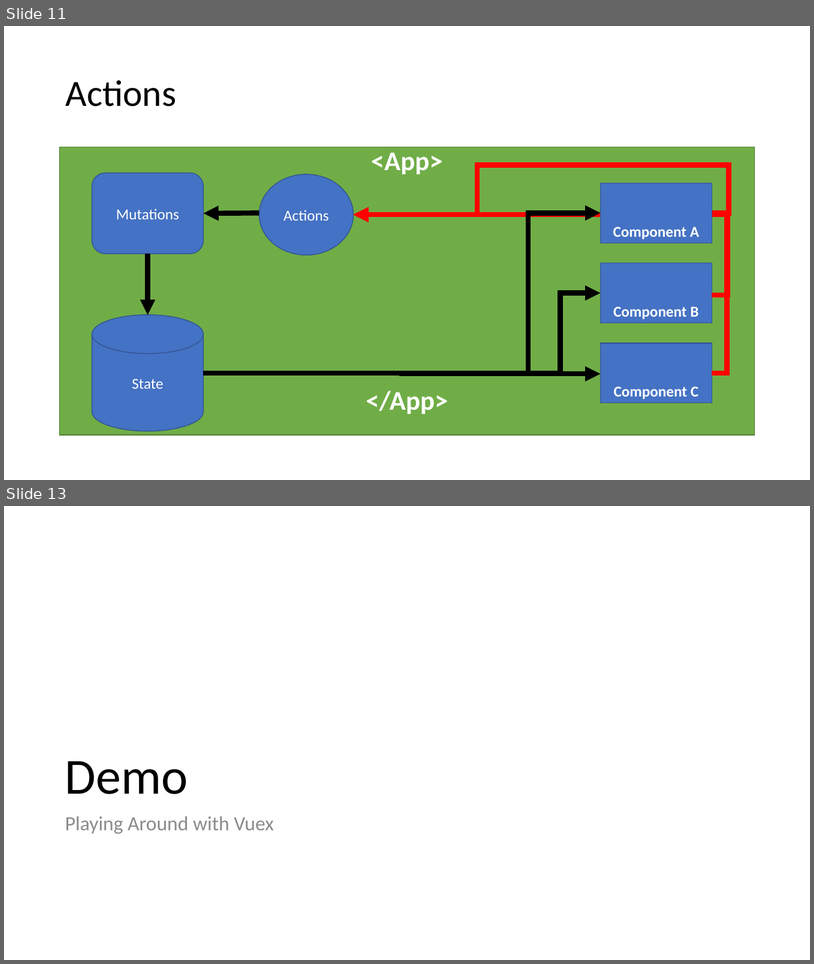
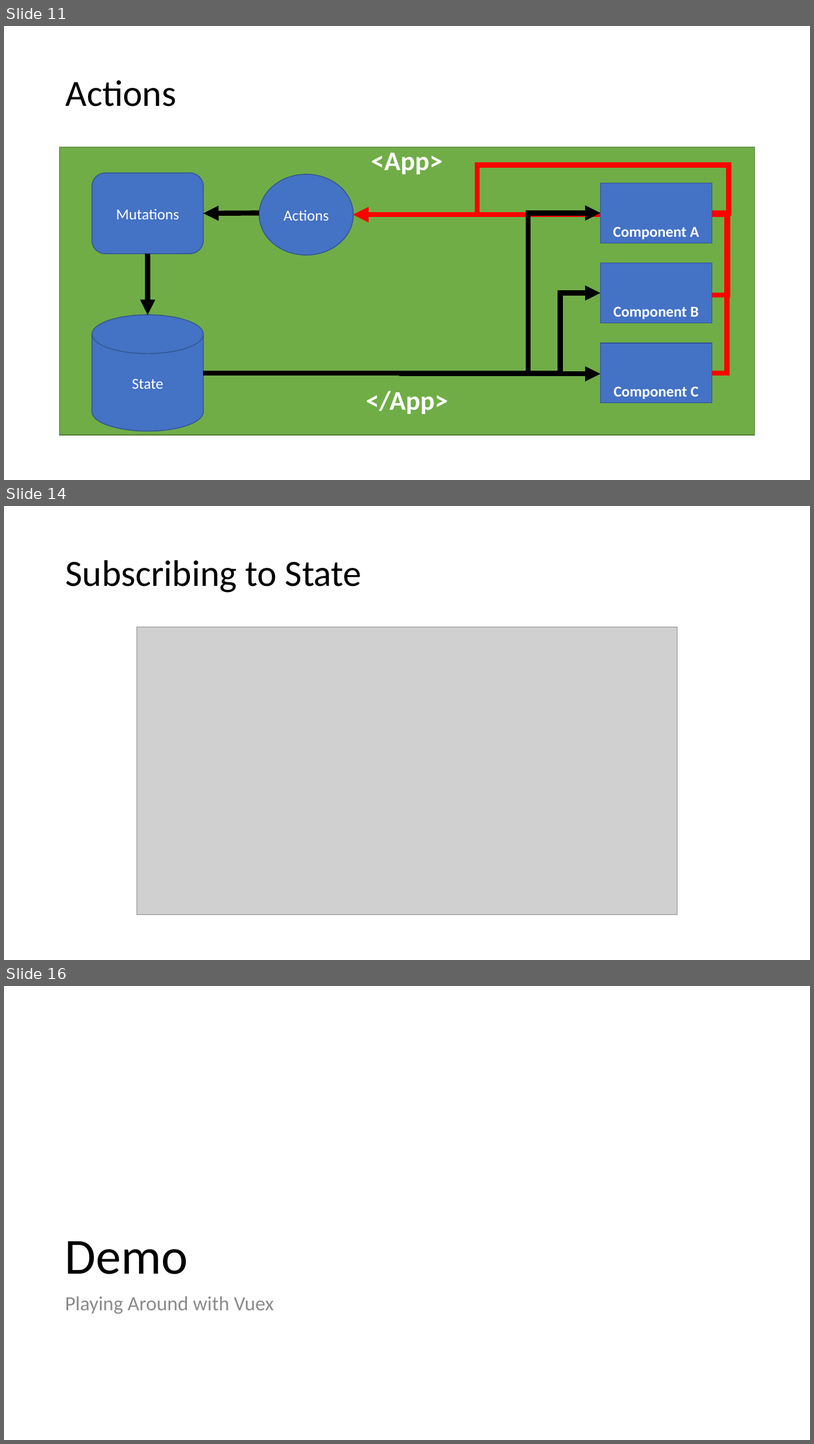
Before and after one commit to 1kevgriff/Workshop-SPA-with-ASPNETCORE-VueJS, a slide deck: Slides/5_Vuex.pptx. Shown one above the other, each under a label of ours: slides 11 and 13 before the commit, slides 11, 14 and 16 after it; the slides between them are not shown. The pictures are 814x964 and 814x1444 pixels, drawn with LibreOffice and Linux fonts; fonts in the diff are those of the drawing; grey boxes stand for pictures. Boxes give left, top, right and bottom in pixels: in the first picture for what was removed or moved away, otherwise in the second. Text is boxed around its words. In the diff, an @@ line names an element or a change of style, - is before the commit and + after.

```diff
--- a/Slides/5_Vuex.pptx
+++ b/Slides/5_Vuex.pptx
@@ slide 14 added at bbox=[4, 506, 810, 960], background #FFFFFF @@
@@ title added at bbox=[65, 560, 362, 592], 44 pt, text #000000 @@
+Subscribing to State
@@ picture added at bbox=[137, 627, 678, 915] @@
@@ what was slide 13 is now slide 16 @@
```
Also in this commit, not shown: 2 slides changed, 3 other slides added, 27 other files.
